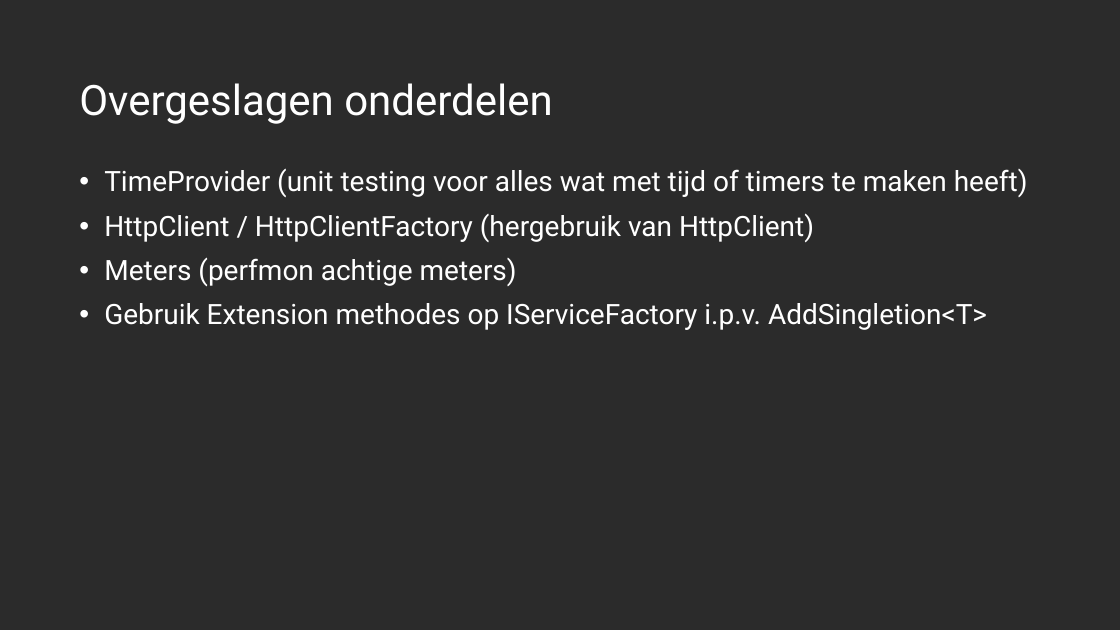
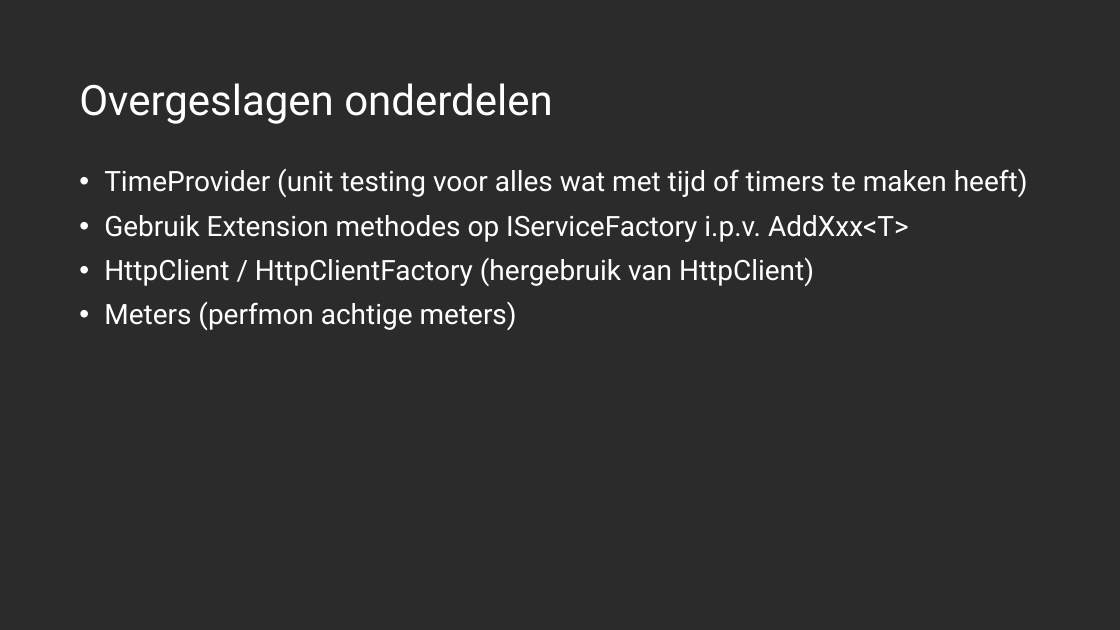
Before and after one commit to desdesdes/effectief-coredi, a slide deck: slide 25 of DI.pptx. Drawn at 1120x630 pixels with LibreOffice and Linux fonts; fonts in the diff are those of the drawing; background and template pictures are left out; a plain dark background stands for a picture behind light text. Boxes give left, top, right and bottom in pixels: in the first picture for what was removed or moved away, otherwise in the second. Text is boxed around its words. In the diff, an @@ line names an element or a change of style, - is before the commit and + after.

```diff
--- a/DI.pptx
+++ b/DI.pptx
@@ text at bbox=[104, 215, 909, 242]: paragraph added @@
+• Gebruik Extension methodes op IServiceFactory i.p.v. AddXxx<T>
@@ text at bbox=[104, 303, 987, 330]: paragraph removed @@
-• Gebruik Extension methodes op IServiceFactory i.p.v. AddSingletion<T>
```
Also in this commit, not shown: 1 other slide changed, 1 other file.
